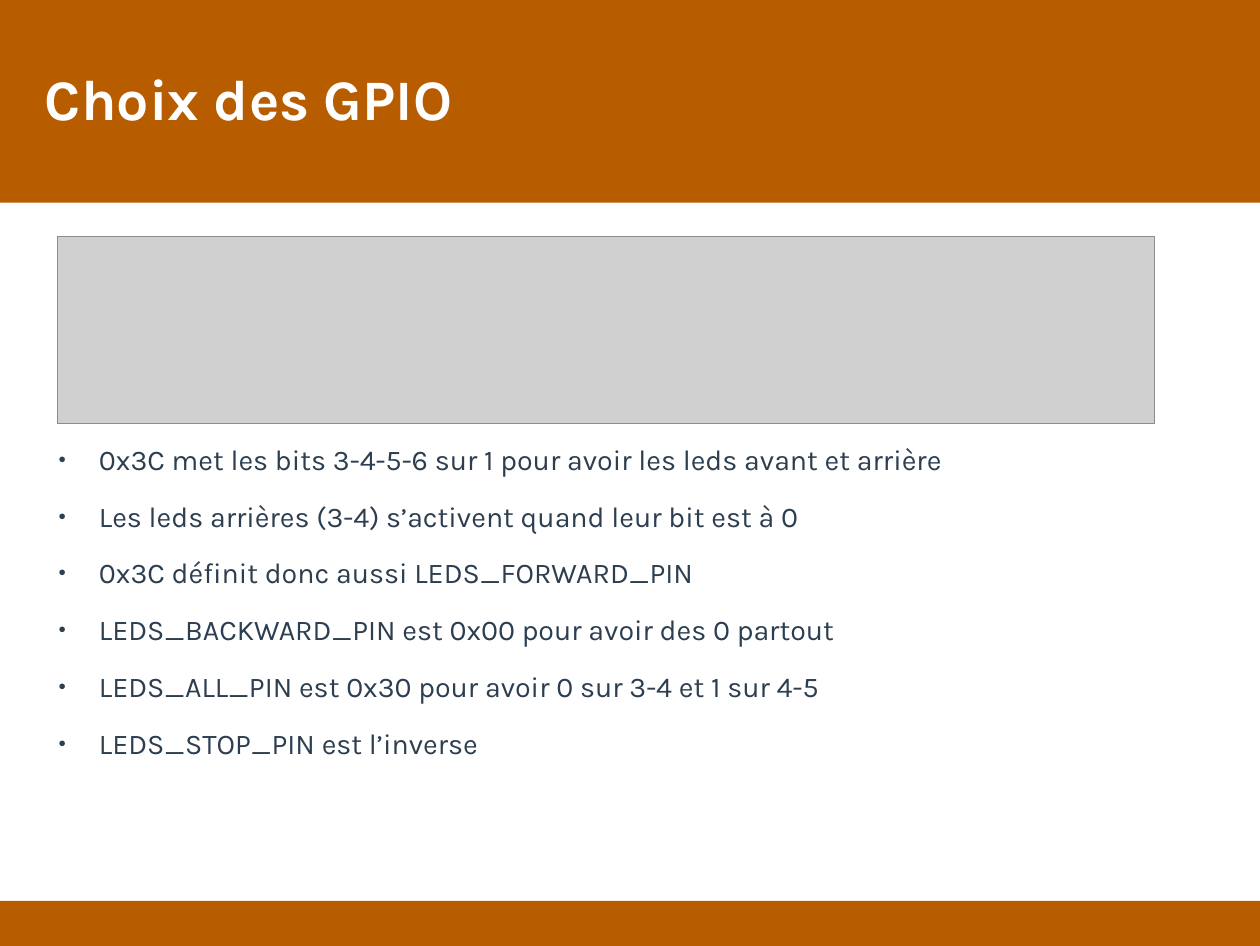
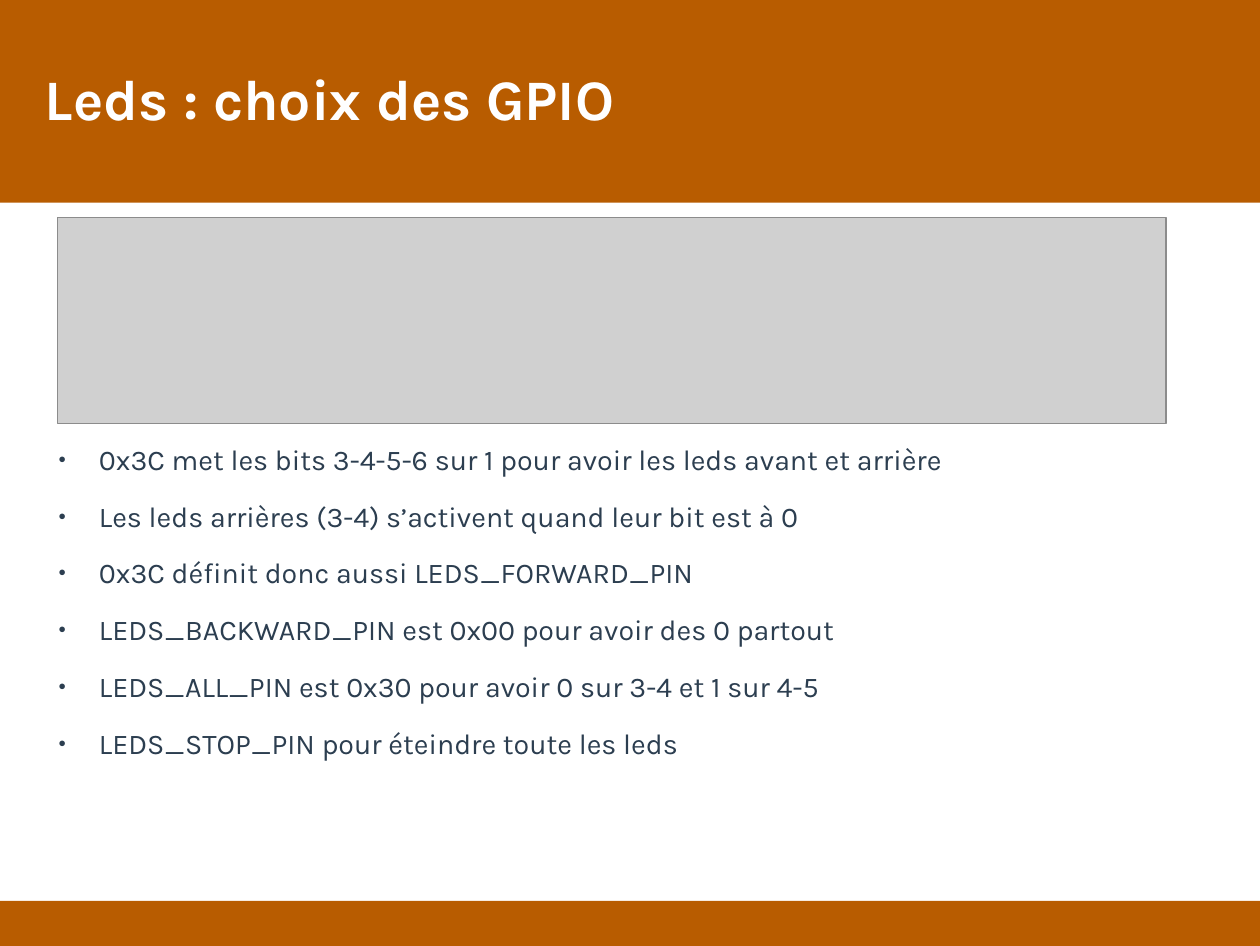
Before and after one commit to Pholith/ARM-Stellaris-TerrorBot, a slide deck: slide 5 of Présentation.odp (slide 4 before the commit). Drawn at 1260x946 pixels with LibreOffice and Linux fonts; fonts in the diff are those of the drawing; grey boxes stand for pictures. Boxes give left, top, right and bottom in pixels: in the first picture for what was removed or moved away, otherwise in the second. Text is boxed around its words. In the diff, an @@ line names an element or a change of style, - is before the commit and + after.

```diff
--- a/Présentation.odp
+++ b/Présentation.odp
@@ title at <box>45,79,614,121</box>: text changed @@
-Choix des GPIO
+Leds : choix des GPIO
@@ picture: place and size @@
-picture at <box>57,237,1155,423</box>
+picture at <box>57,217,1166,423</box>
@@ text at <box>99,732,678,761</box>: text changed @@
-● LEDS_STOP_PIN est l’inverse
+● LEDS_STOP_PIN pour éteindre toute les leds
```
Also in this commit, not shown: 2 other slides changed, 8 slides added, 1 slide removed, 3 other files.
